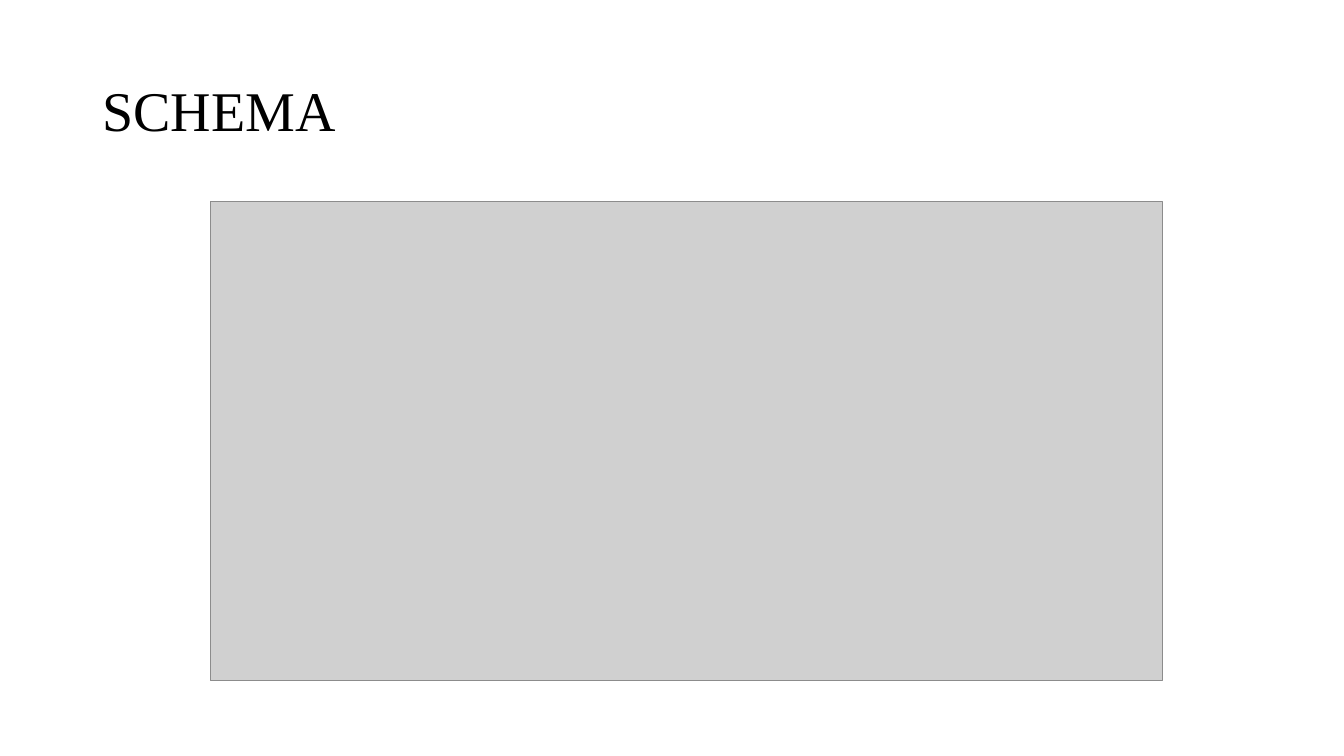
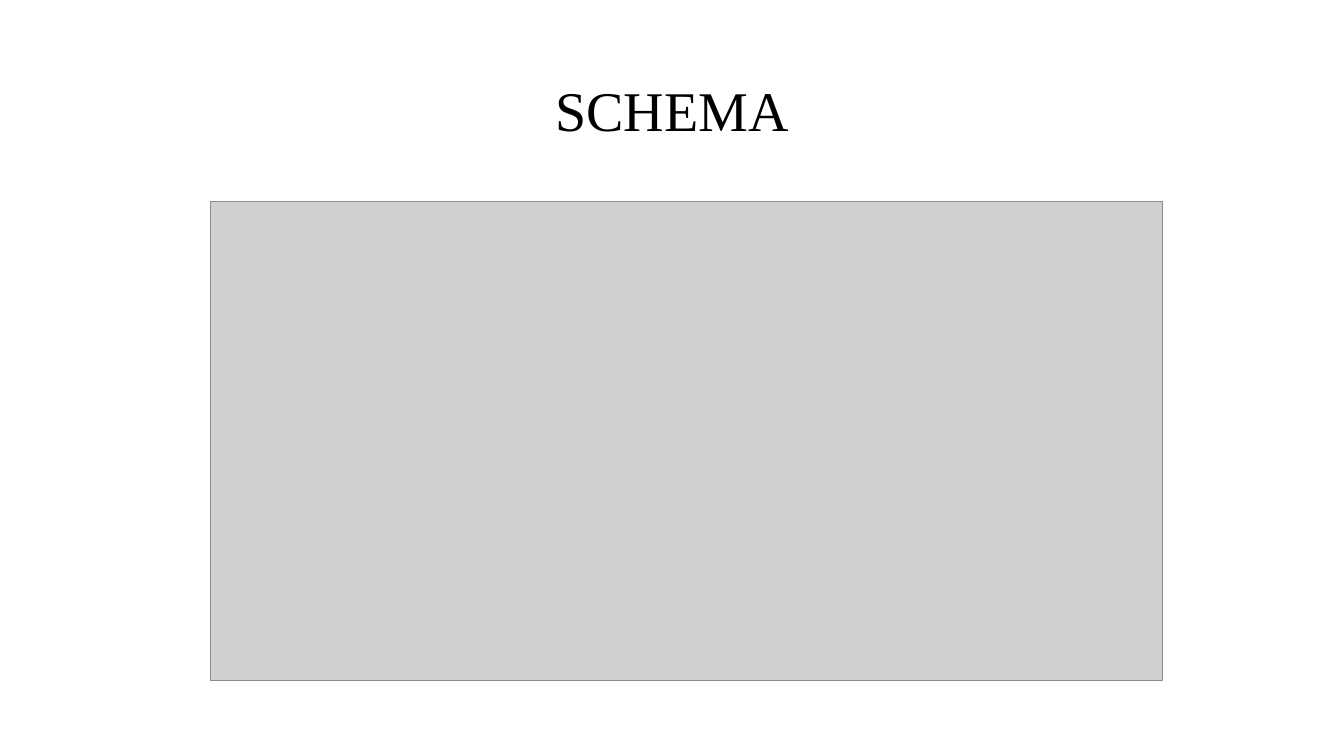
Before and after one commit to AnishSrm/DBMS-Movie-Ticket-Booking-System, a slide deck: slide 7 of MOVIE TICKET BOOKING SYSTEM.pptx. Drawn at 1344x756 pixels with LibreOffice and Linux fonts; fonts in the diff are those of the drawing; grey boxes stand for pictures. Boxes give left, top, right and bottom in pixels: in the first picture for what was removed or moved away, otherwise in the second. Text is boxed around its words. In the diff, an @@ line names an element or a change of style, - is before the commit and + after.

```diff
--- a/MOVIE TICKET BOOKING SYSTEM.pptx
+++ b/MOVIE TICKET BOOKING SYSTEM.pptx
@@ title "SCHEMA" at <box>555,94,788,132</box>: alignment left to centre @@
```
Also in this commit, not shown: 4 other slides changed.
